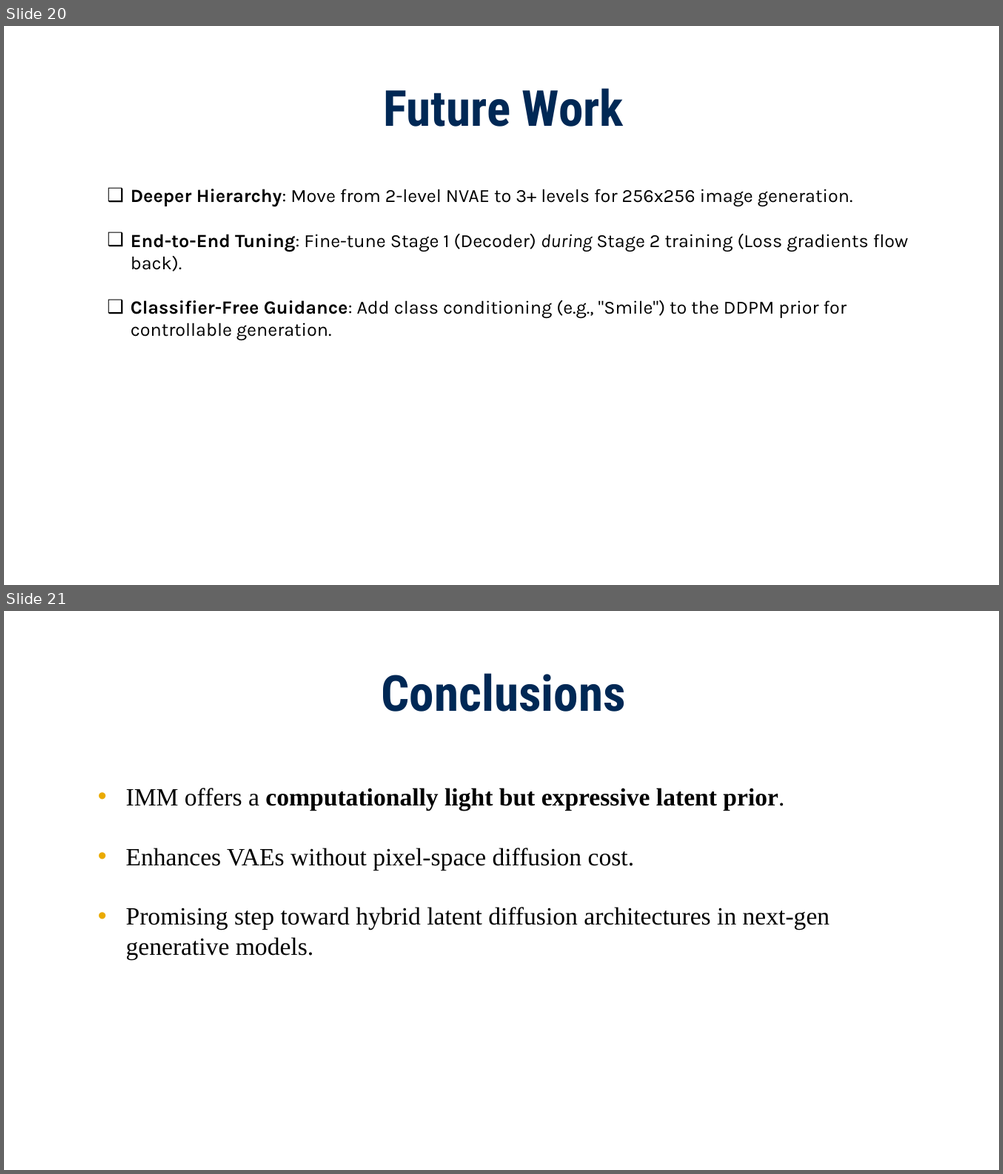
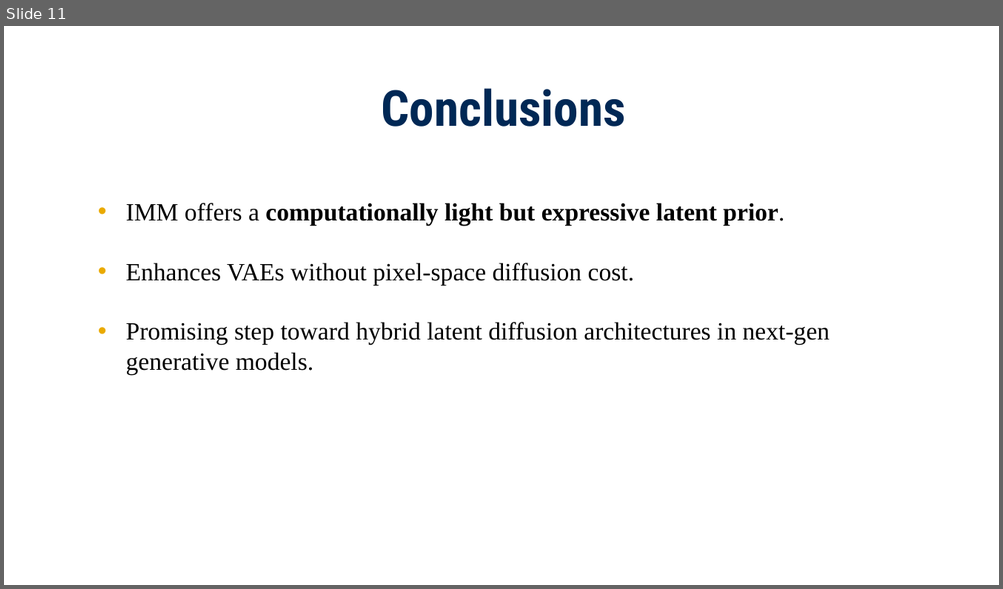
Before and after one commit to imranrimon/imm_vae, a slide deck: IMM_Midterm.pptx. Shown one above the other, each under a label of ours: slides 20 and 21 before the commit, slide 11 after it. The pictures are 1003x1174 and 1003x589 pixels, drawn with LibreOffice and Linux fonts; fonts in the diff are those of the drawing; background and template pictures are left out. Boxes give left, top, right and bottom in pixels: in the first picture for what was removed or moved away, otherwise in the second. Text is boxed around its words. In the diff, an @@ line names an element or a change of style, - is before the commit and + after.

```diff
--- a/IMM_Midterm.pptx
+++ b/IMM_Midterm.pptx
@@ slide 20 removed at <box>4,26,999,585</box>, background picture (left out) @@
@@ text removed at <box>383,88,623,127</box> @@
-Future Work
@@ text removed at <box>131,189,908,341</box> @@
-❑ Deeper Hierarchy: Move from 2-level NVAE to 3+ levels for 256x256 image generation.
-❑ End-to-End Tuning: Fine-tune Stage 1 (Decoder) during Stage 2 training (Loss gradients flow back).
-❑ Classifier-Free Guidance: Add class conditioning (e.g., "Smile") to the DDPM prior for controllable generation.
@@ what was slide 21 is now slide 11 @@
```
Also in this commit, not shown: 4 slides changed, 3 slides added, 12 other slides removed, 1 other file.
